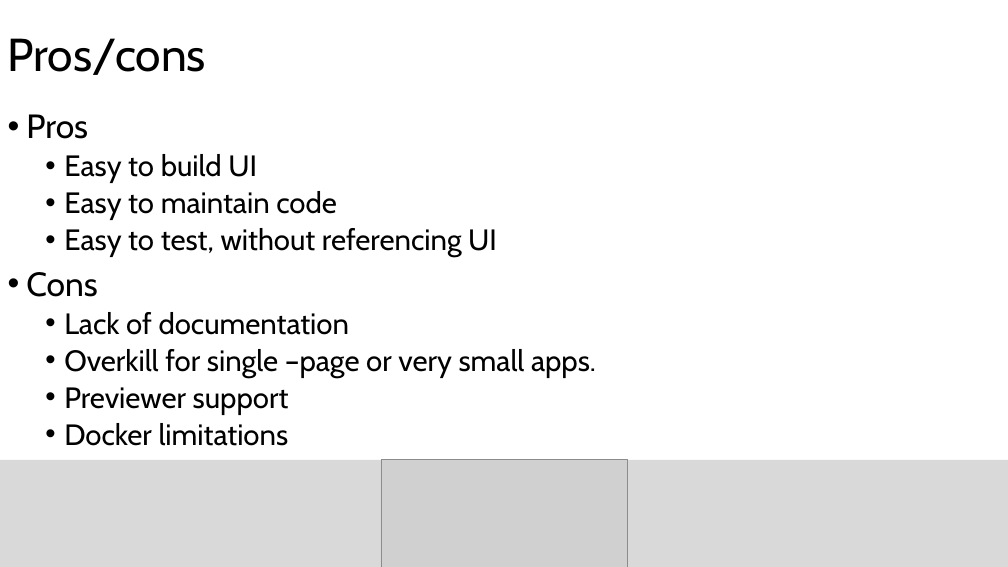
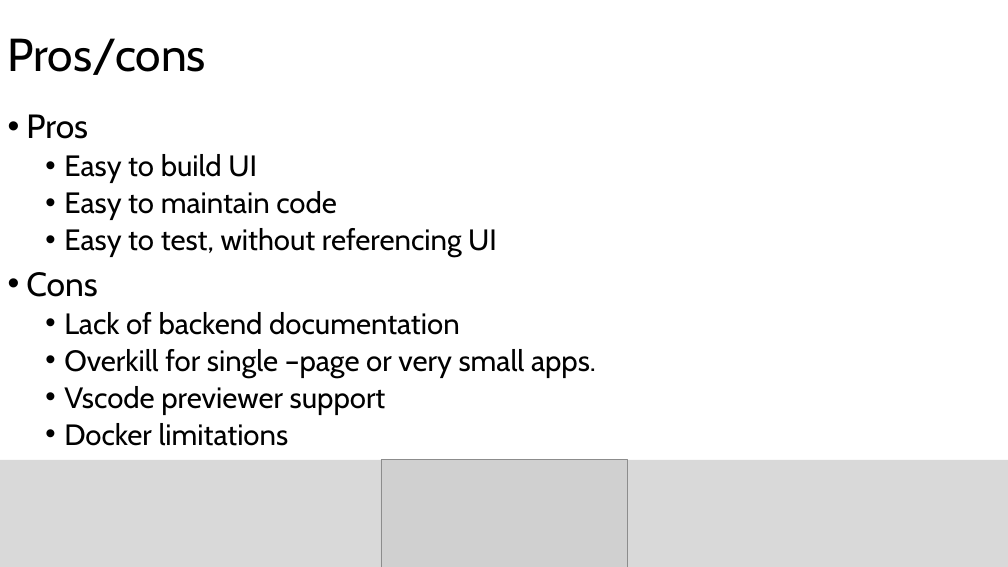
Before and after one commit to sebivenlo/esd-2024-avaloniaui, a slide deck: slide 16 of presentation/AvaloniaUI_presentation.pptx (slide 15 before the commit). Drawn at 1008x567 pixels with LibreOffice and Linux fonts; fonts in the diff are those of the drawing; grey boxes stand for pictures. Boxes give left, top, right and bottom in pixels: in the first picture for what was removed or moved away, otherwise in the second. Text is boxed around its words. In the diff, an @@ line names an element or a change of style, - is before the commit and + after.

```diff
--- a/presentation/AvaloniaUI_presentation.pptx
+++ b/presentation/AvaloniaUI_presentation.pptx
@@ text at bbox=[64, 312, 460, 335]: text changed @@
-  • Lack of documentation
+  • Lack of backend documentation
@@ text at bbox=[64, 386, 386, 415]: text changed @@
-  • Previewer support
+  • Vscode previewer support
```
Also in this commit, not shown: 4 other slides changed, 1 slide added.
